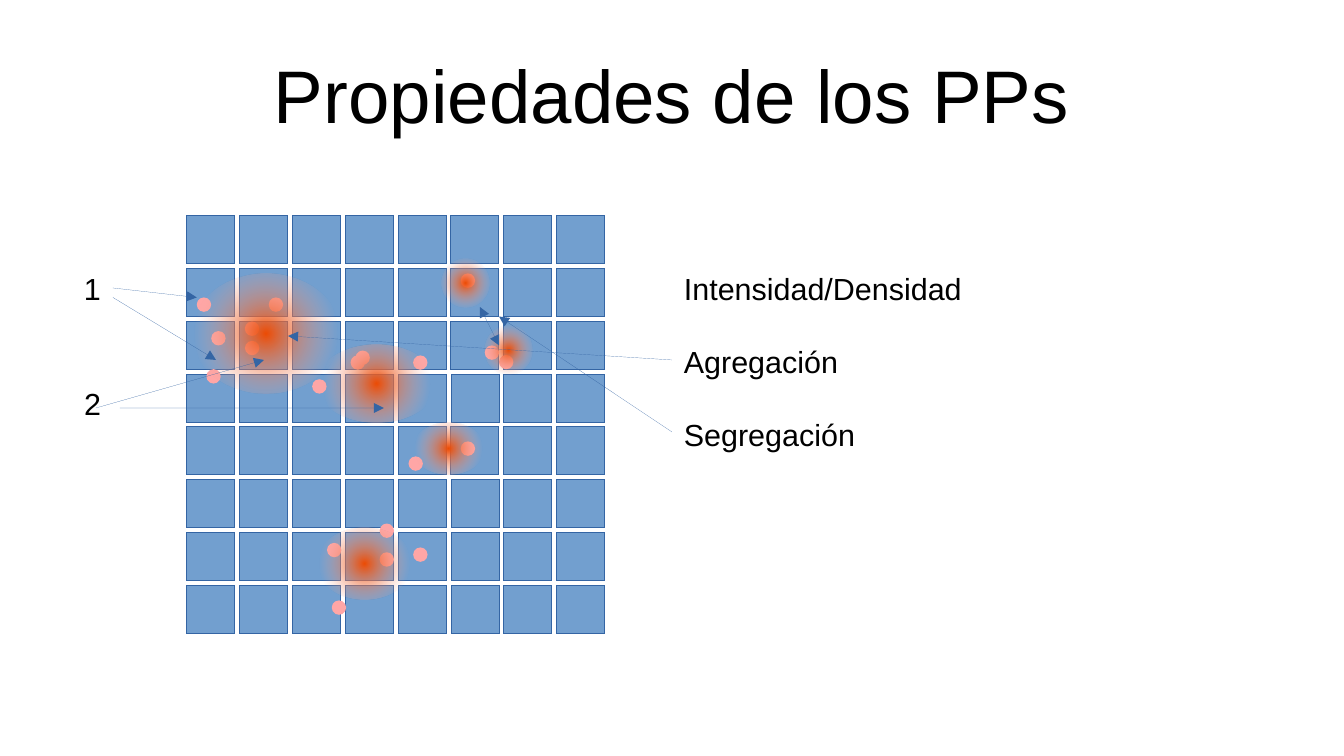
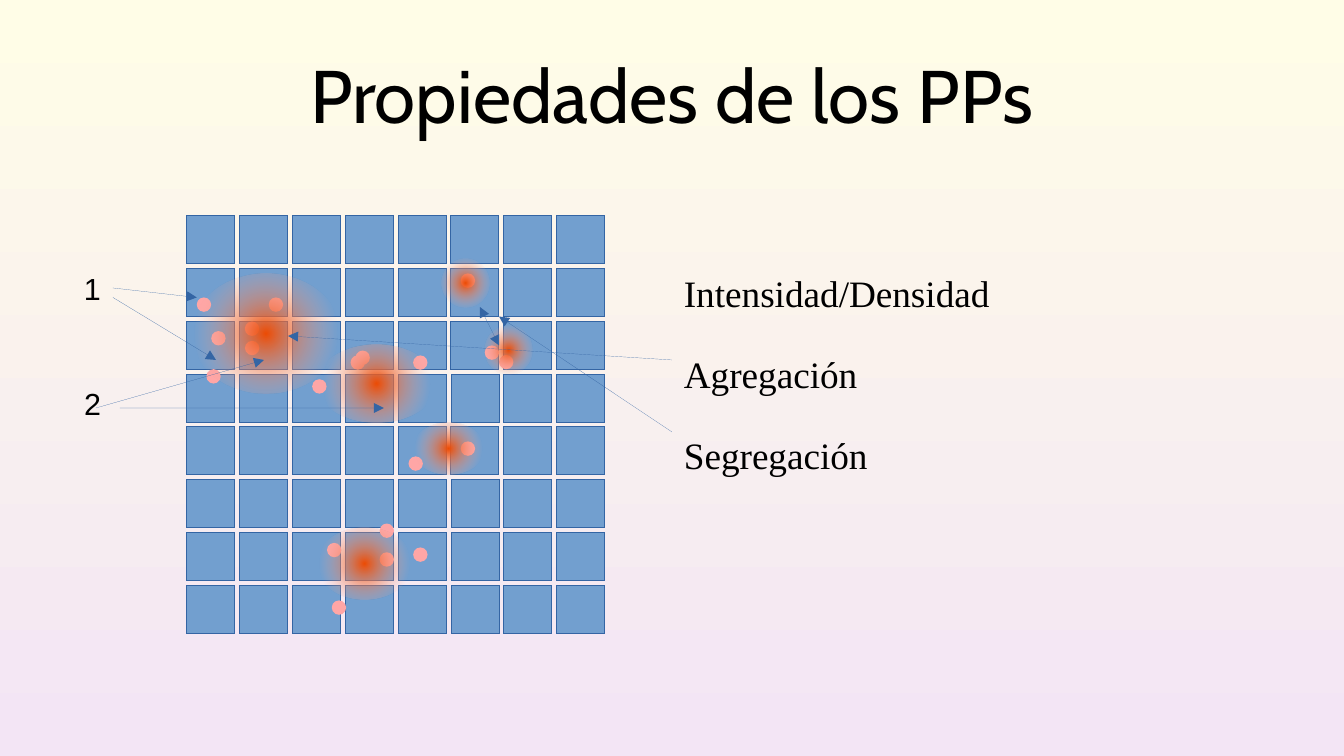
Before and after one commit to gerardommc/Ecologia-Teorica-II, a slide deck: slide 12 of Nicho/Caso-correlativo.odp (slide 11 before the commit). Drawn at 1344x756 pixels with LibreOffice and Linux fonts; fonts in the diff are those of the drawing. Boxes give left, top, right and bottom in pixels: in the first picture for what was removed or moved away, otherwise in the second. Text is boxed around its words. In the diff, an @@ line names an element or a change of style, - is before the commit and + after.

```diff
--- a/Nicho/Caso-correlativo.odp
+++ b/Nicho/Caso-correlativo.odp
@@ background #FFFFFF to gradient #FFFDE7 to #F3E5F5 @@
@@ title "Propiedades de los PPs" at bbox=[310, 67, 1033, 139]: font Arial to Cabin @@
@@ text "Intensidad/Densidad" at bbox=[684, 281, 990, 476]: size 18 to 22 pt, font Arial to Times New Roman @@
```
Also in this commit, not shown: 26 other slides changed, 5 slides added, 2 other files.
